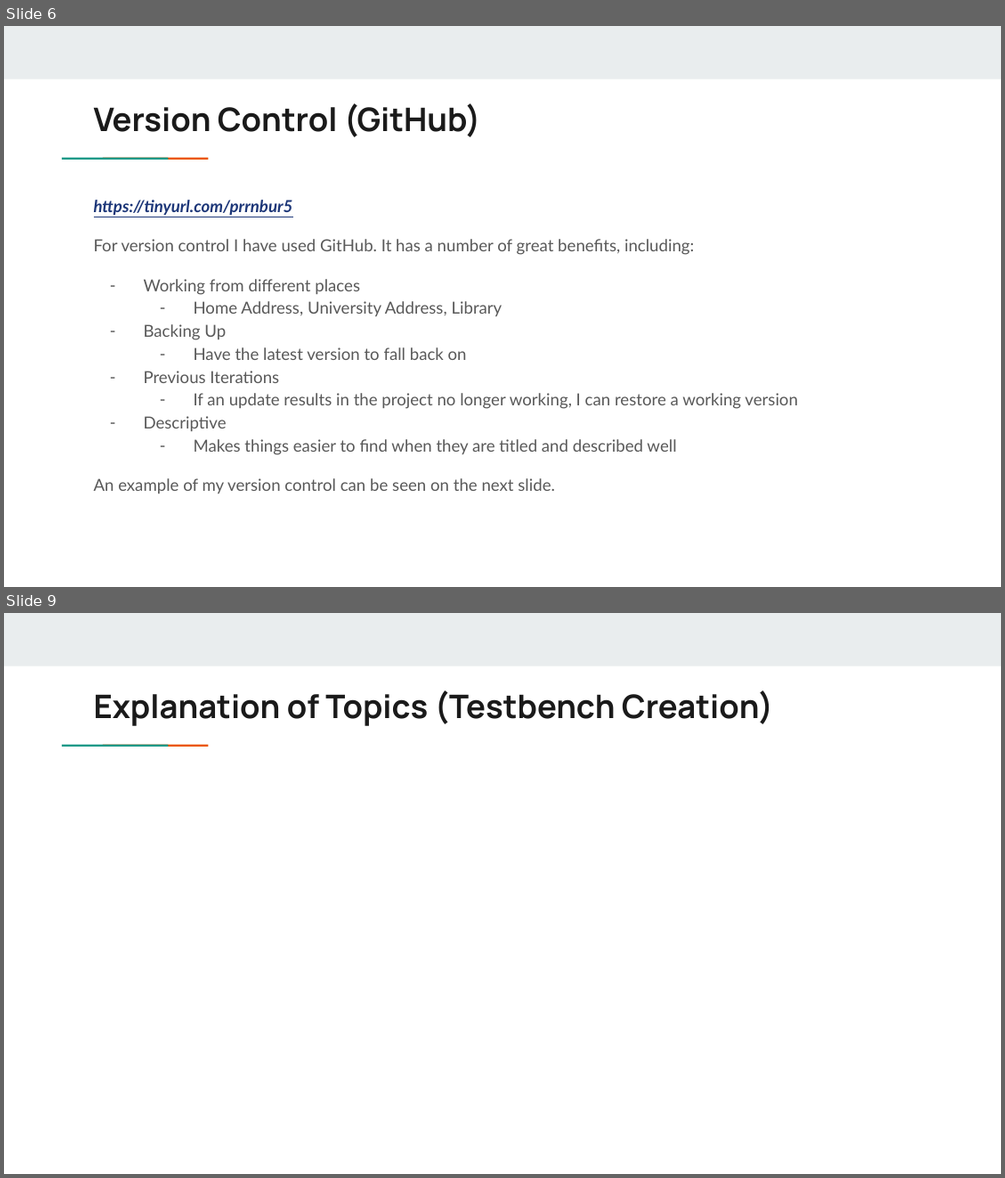
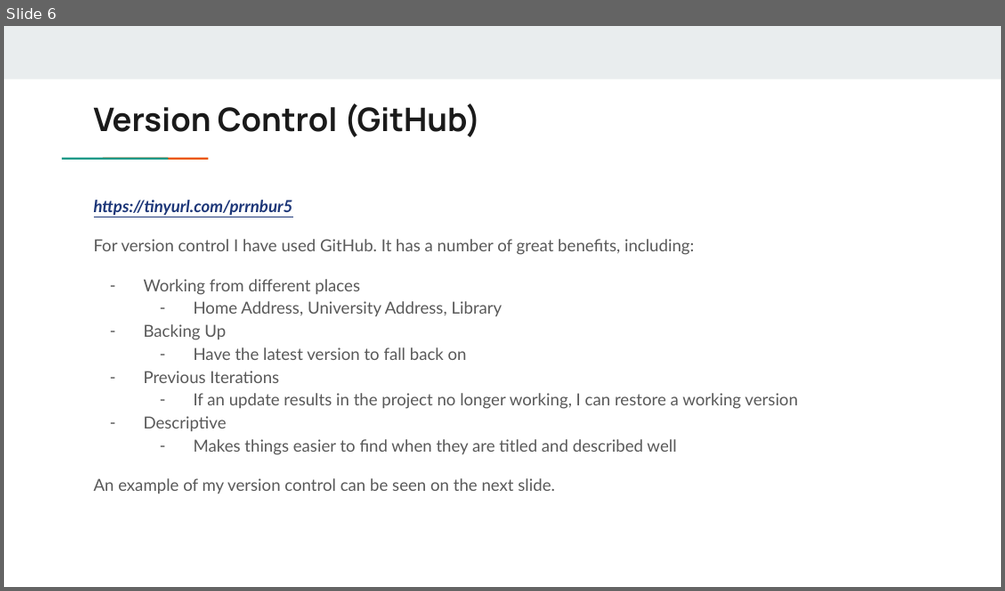
Before and after one commit to ethanforrest/ELEC241-Referral-Practice, a slide deck: ELEC241 Practice Presentation.pptx. Shown one above the other, each under a label of ours: slides 6 and 9 before the commit, slide 6 after it; the slides between them are not shown. The pictures are 1005x1178 and 1005x591 pixels, drawn with LibreOffice and Linux fonts; fonts in the diff are those of the drawing. Boxes give left, top, right and bottom in pixels: in the first picture for what was removed or moved away, otherwise in the second. Text is boxed around its words. In the diff, an @@ line names an element or a change of style, - is before the commit and + after.

```diff
--- a/ELEC241 Practice Presentation.pptx
+++ b/ELEC241 Practice Presentation.pptx
@@ slide 9 removed at [4,613,1001,1174], background #FFFFFF; not listed: 3 template elements that a slide beside it also shows @@
@@ title removed at [94,690,774,726] @@
-Explanation of Topics (Testbench Creation)
```
Also in this commit, not shown: 4 slides changed, 2 slides added, 1 other file.
